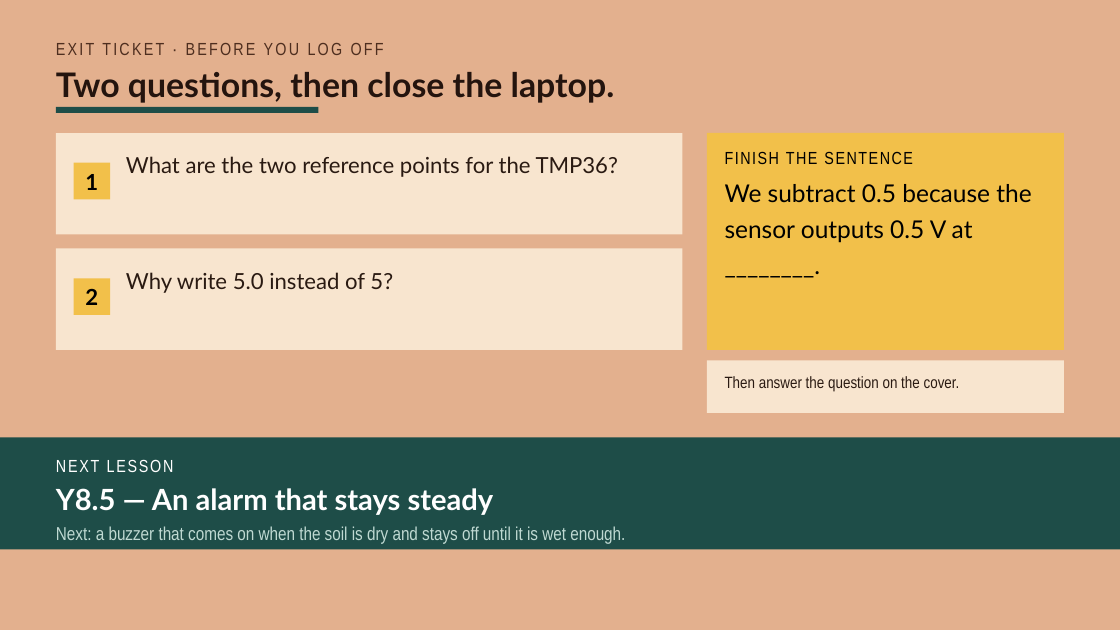
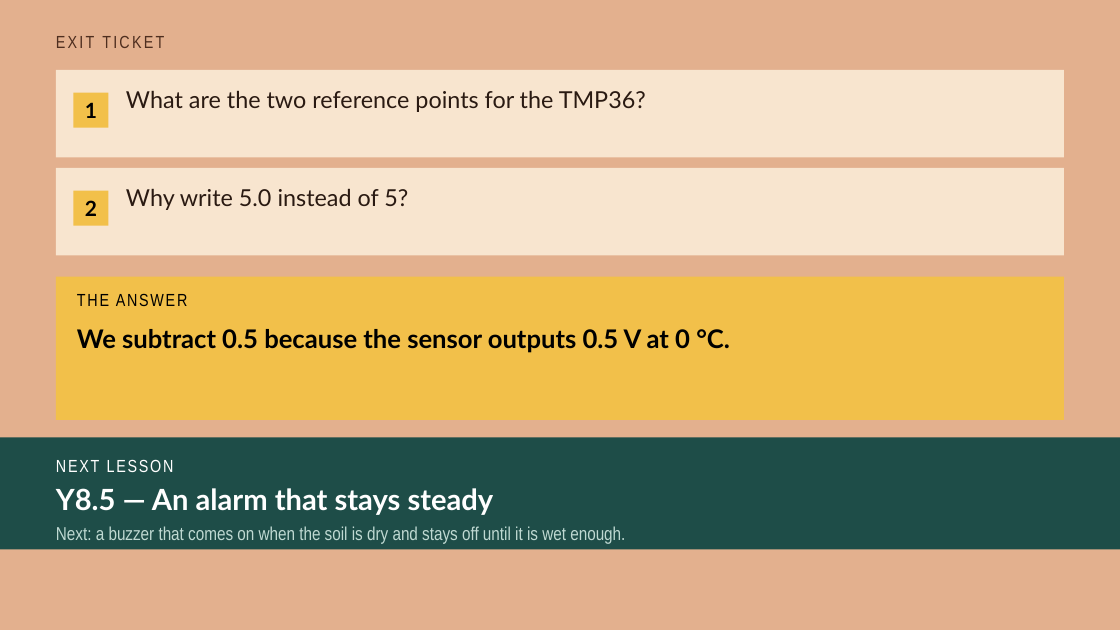
Before and after one commit to beatsaway/luacslides, a slide deck: slide 12 of v2027/Y8-4-A-number-that-means-degrees.pptx. Drawn at 1120x630 pixels with LibreOffice and Linux fonts; fonts in the diff are those of the drawing. Boxes give left, top, right and bottom in pixels: in the first picture for what was removed or moved away, otherwise in the second. Text is boxed around its words. In the diff, an @@ line names an element or a change of style, - is before the commit and + after.

```diff
--- a/v2027/Y8-4-A-number-that-means-degrees.pptx
+++ b/v2027/Y8-4-A-number-that-means-degrees.pptx
@@ text at box(56, 36, 164, 48): text changed @@
-EXIT TICKET · BEFORE YOU LOG OFF
+EXIT TICKET
@@ text removed at box(56, 72, 615, 103) @@
-Two questions, then close the laptop.
@@ rectangle added at box(56, 70, 1065, 157), fill #F8E5CF @@
@@ text "What are the two reference ...": place and size @@
-text "What are the two reference ..." at box(126, 156, 618, 177)
+text "What are the two reference ..." at box(126, 91, 646, 112)
@@ text "What are the two reference ..." at box(126, 91, 646, 112): size 19 to 20 pt @@
@@ rectangle removed at box(56, 107, 318, 113) @@
@@ text "1": place and size @@
-text "1" at box(85, 174, 98, 190)
+text "1" at box(85, 102, 97, 118)
@@ text "1" at box(85, 102, 97, 118): size 19 to 18 pt @@
@@ rectangle: place and size @@
-rectangle at box(74, 278, 111, 315)
+rectangle at box(74, 92, 109, 128)
@@ rectangle removed at box(707, 133, 1065, 350) @@
@@ rectangle: place and size @@
-rectangle at box(56, 133, 683, 234)
+rectangle at box(56, 168, 1065, 255)
@@ text "Why write 5.0 instead of ..." at box(126, 189, 408, 210): size 19 to 20 pt @@
@@ text "Why write 5.0 instead of ...": place and size @@
-text "Why write 5.0 instead of ..." at box(126, 272, 393, 293)
+text "Why write 5.0 instead of ..." at box(126, 189, 408, 210)
@@ text removed at box(725, 151, 913, 164) @@
-FINISH THE SENTENCE
@@ text "2" at box(85, 200, 97, 216): size 19 to 18 pt @@
@@ text "2": place and size @@
-text "2" at box(85, 289, 98, 305)
+text "2" at box(85, 200, 97, 216)
@@ rectangle: place and size @@
-rectangle at box(74, 163, 111, 200)
+rectangle at box(74, 191, 109, 226)
@@ rectangle removed at box(56, 249, 683, 350) @@
@@ rectangle added at box(56, 276, 1065, 420), fill #F2C04A @@
@@ text added at box(77, 294, 109, 306), 15 pt, text #000000 @@
+THE ANSWER
@@ text at box(77, 329, 730, 353): text changed; size 21 to 22 pt; bold on @@
-We subtract 0.5 because the sensor outputs 0.5 V at ________.
+We subtract 0.5 because the sensor outputs 0.5 V at 0 °C.
@@ rectangle removed at box(707, 360, 1065, 413) @@
@@ text removed at box(725, 376, 960, 391) @@
-Then answer the question on the cover.
```
Also in this commit, not shown: 32 other files.
